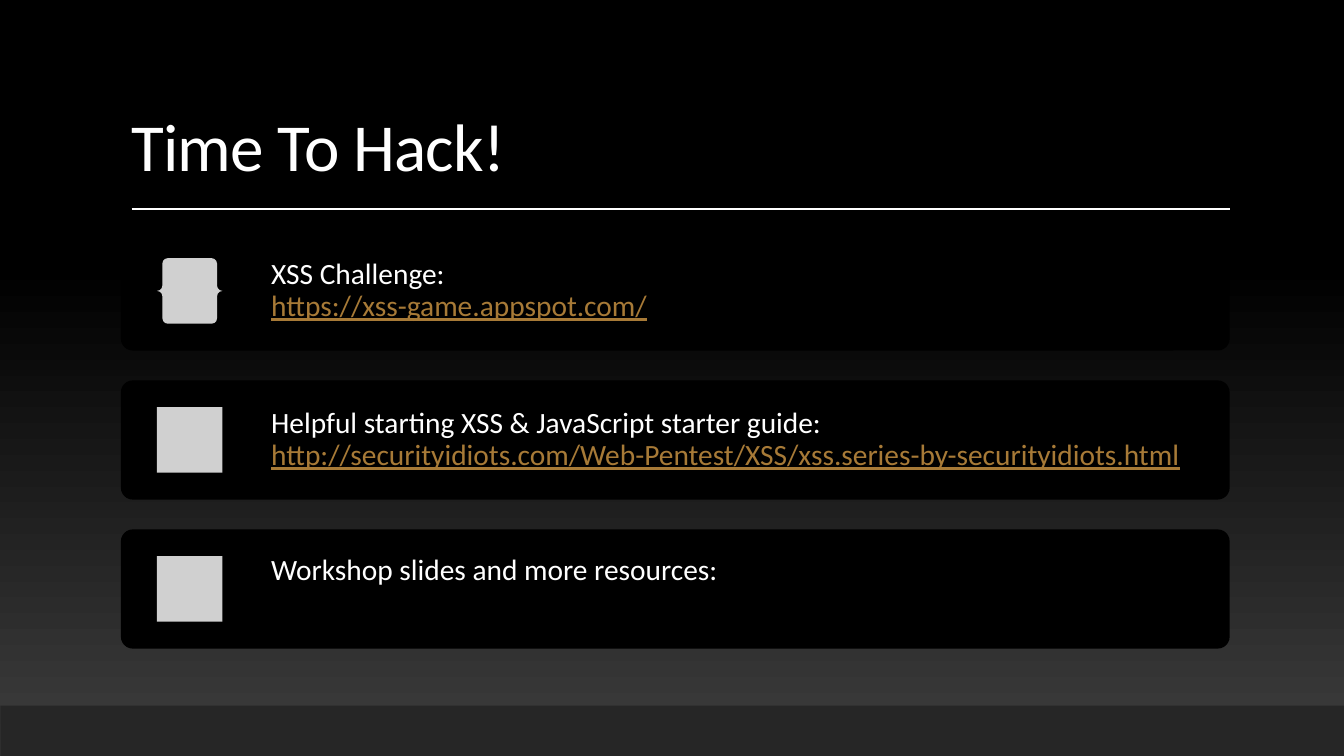
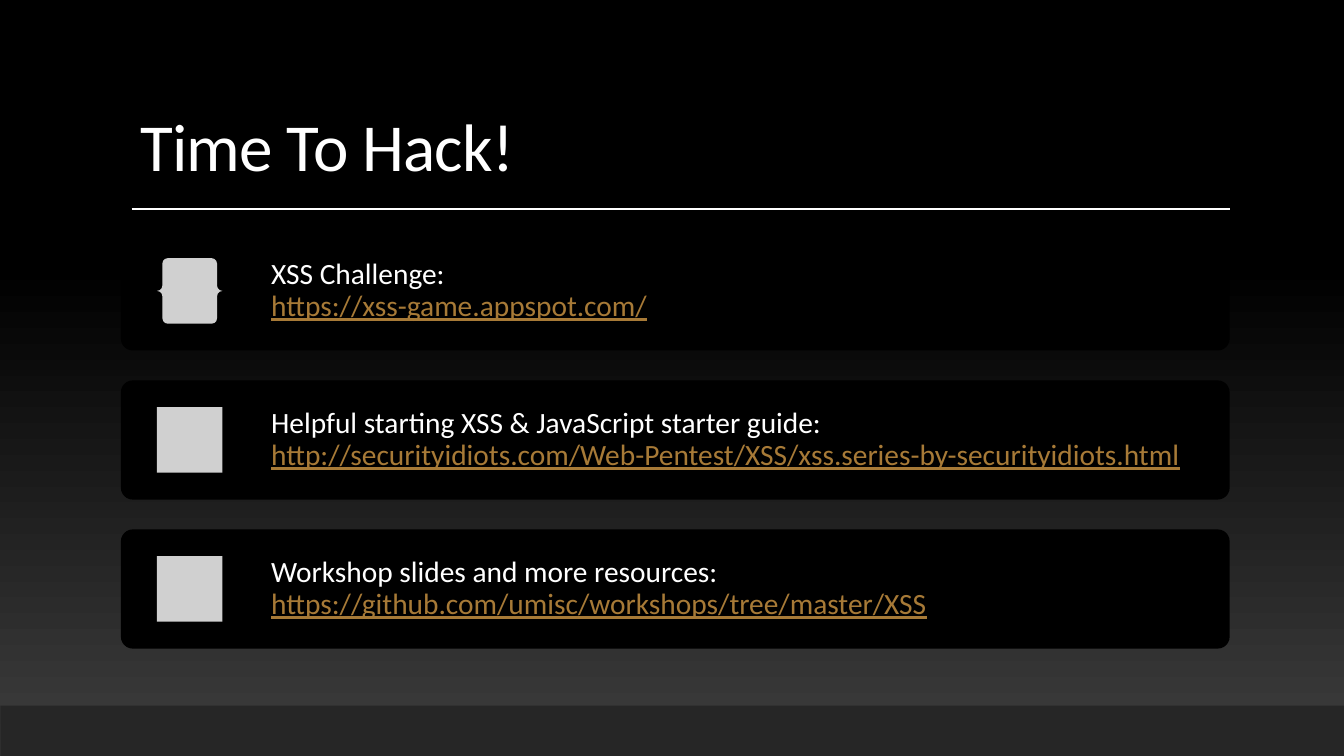
Before and after one commit to umisc/workshops, a slide deck: slide 13 of XSS/XSS-workshop.pptx. Drawn at 1344x756 pixels with LibreOffice and Linux fonts; fonts in the diff are those of the drawing; grey boxes stand for pictures. Boxes give left, top, right and bottom in pixels: in the first picture for what was removed or moved away, otherwise in the second. Text is boxed around its words. In the diff, an @@ line names an element or a change of style, - is before the commit and + after.

```diff
--- a/XSS/XSS-workshop.pptx
+++ b/XSS/XSS-workshop.pptx
@@ title "Time To Hack!": place and size @@
-title "Time To Hack!" at <box>131,124,505,172</box>
+title "Time To Hack!" at <box>140,124,514,172</box>
@@ text at <box>271,561,926,619</box>: text changed; text colour #FFFFFF to #A77A37 @@
-Workshop slides and more resources:
+Workshop slides and more resources:
+https://github.com/umisc/workshops/tree/master/XSS
```
Also in this commit, not shown: 1 other slide changed, 1 other file.
